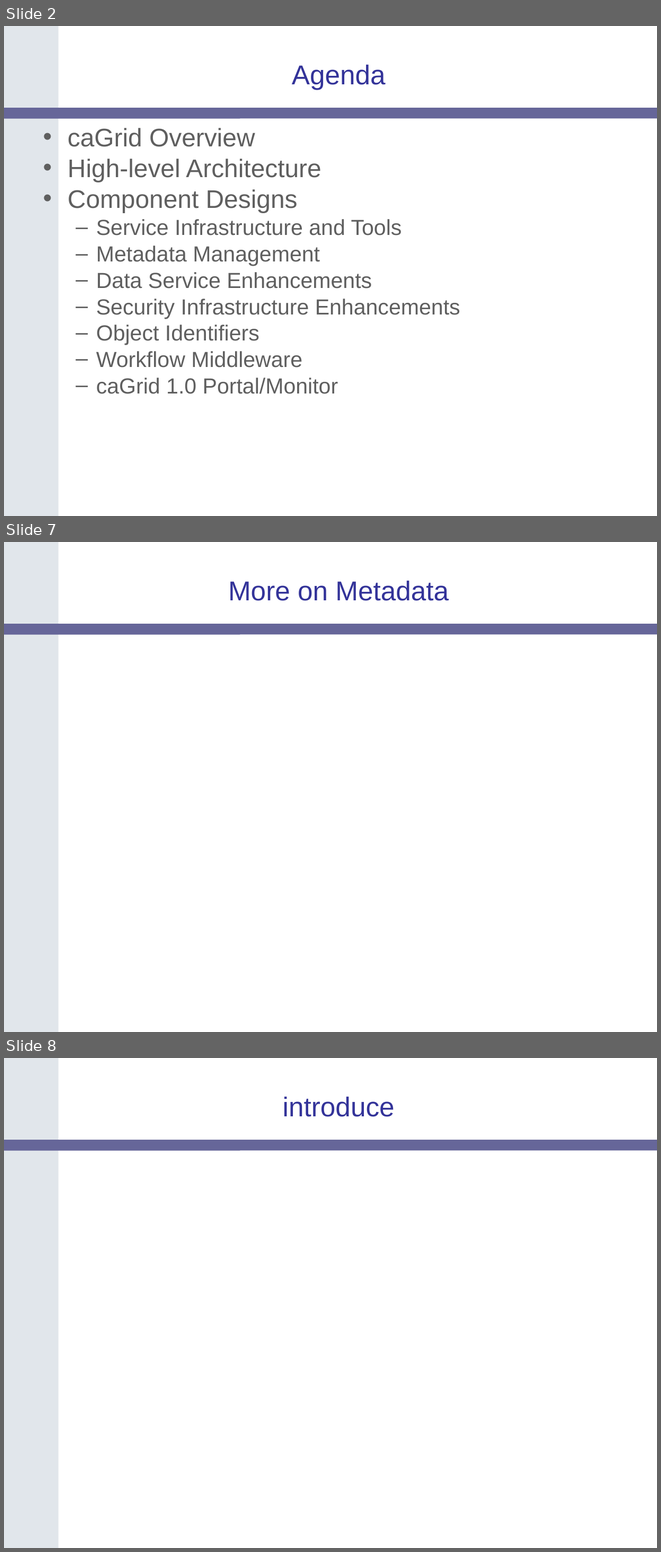
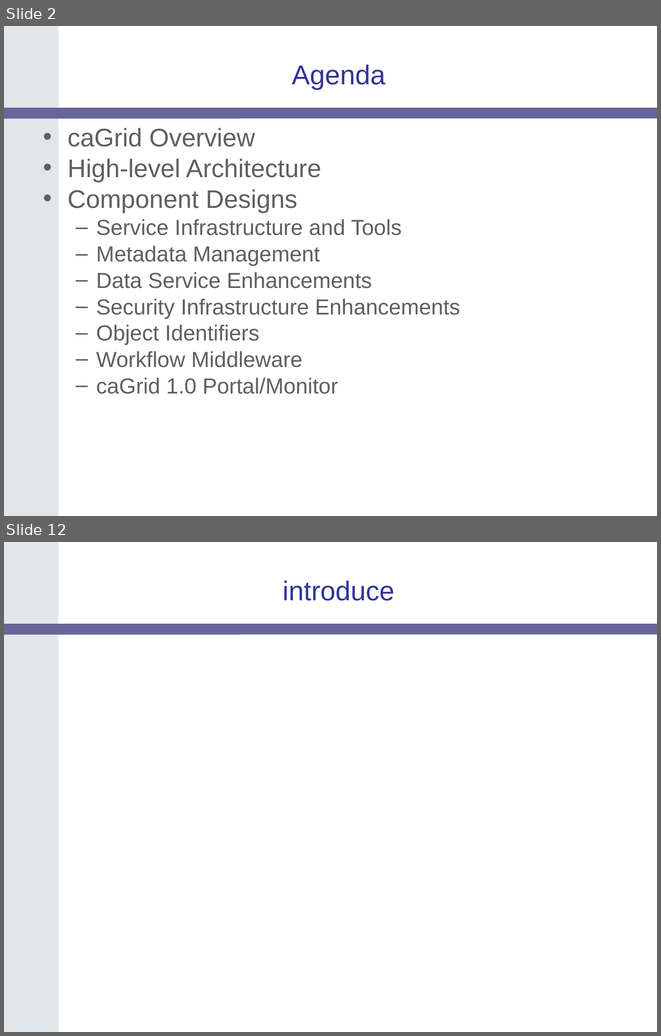
Before and after one commit to NCIP/cagrid-portal, a slide deck: cagrid-1-0/Documentation/presentations/200604_AnnualMeeting/caGrid-1.0-Architecture_caBIG-Annual-Meeting06.ppt. Shown one above the other, each under a label of ours: slides 2, 7 and 8 before the commit, slides 2 and 12 after it; the slides between them are not shown. The pictures are 661x1552 and 661x1036 pixels, drawn with LibreOffice and Linux fonts; fonts in the diff are those of the drawing; background and template pictures are left out. Boxes give left, top, right and bottom in pixels: in the first picture for what was removed or moved away, otherwise in the second. Text is boxed around its words. In the diff, an @@ line names an element or a change of style, - is before the commit and + after.

```diff
--- a/cagrid-1-0/Documentation/presentations/200604_AnnualMeeting/caGrid-1.0-Architecture_caBIG-Annual-Meeting06.ppt
+++ b/cagrid-1-0/Documentation/presentations/200604_AnnualMeeting/caGrid-1.0-Architecture_caBIG-Annual-Meeting06.ppt
@@ slide 7 removed at box(4, 542, 657, 1032), background #FFFFFF; not listed: 2 template elements that a slide beside it also shows @@
@@ title removed at box(228, 581, 449, 601) @@
-More on Metadata
@@ what was slide 8 is now slide 12 @@
```
Also in this commit, not shown: 4 slides changed, 9 slides added.
